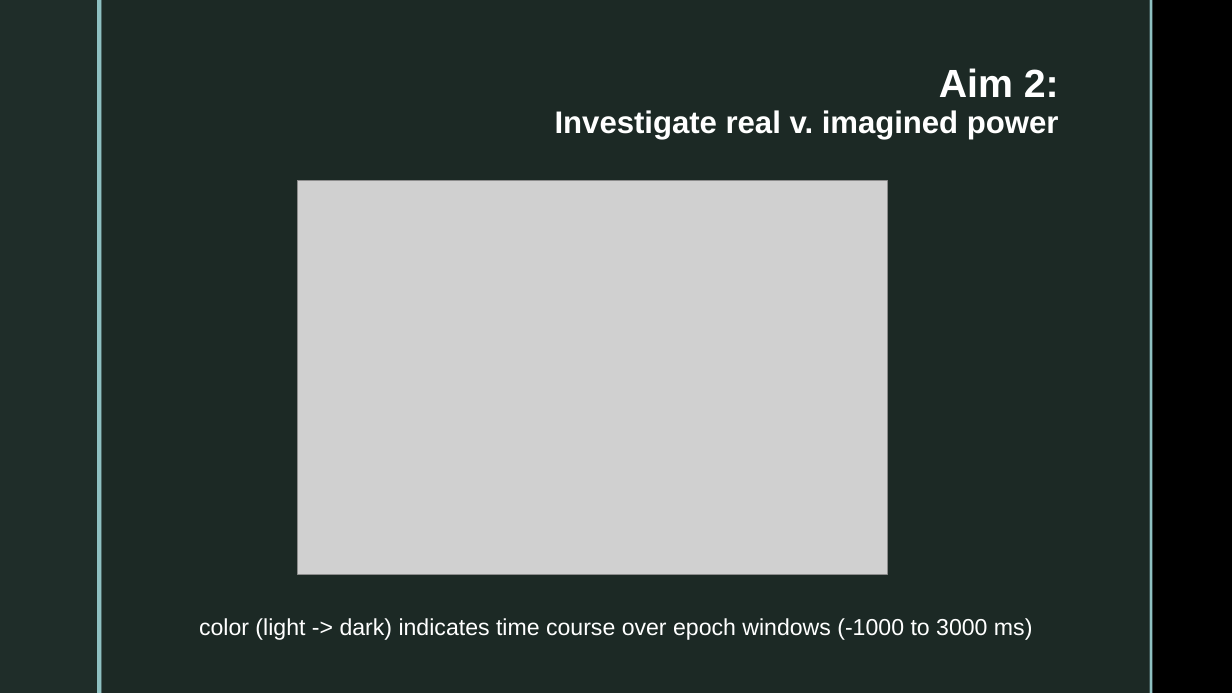
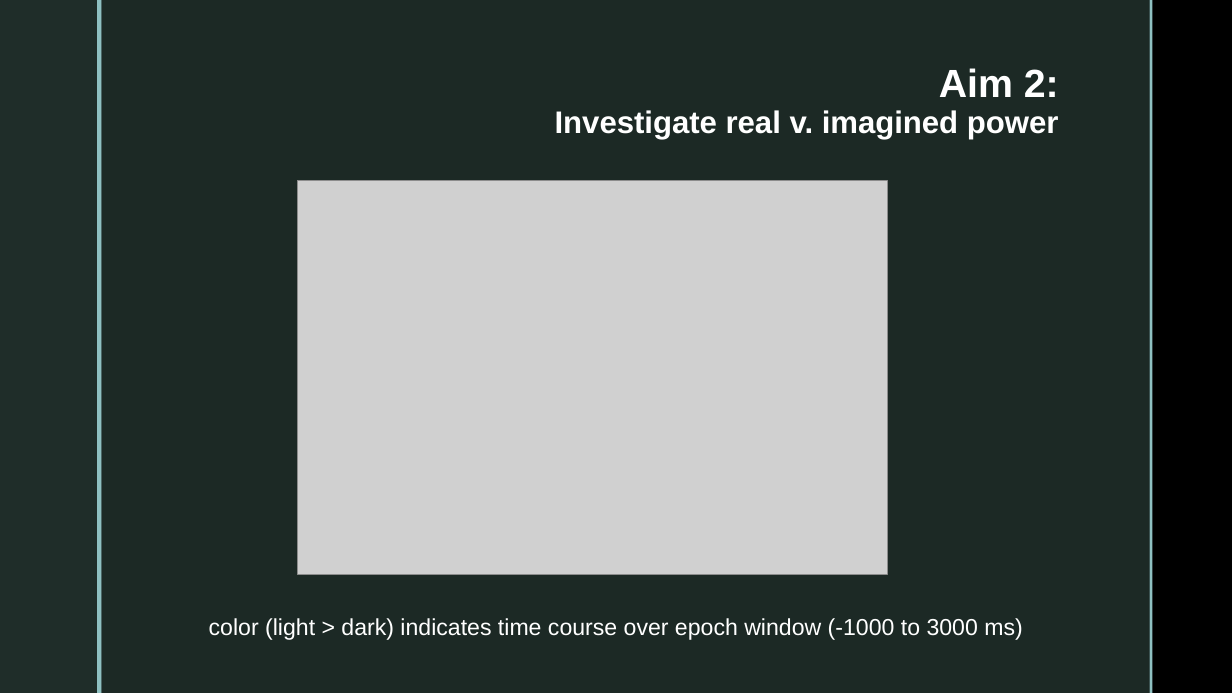
Before and after one commit to jessb0t/motorImagery, a slide deck: slide 11 of archive/project-summary.pptx. Drawn at 1232x693 pixels with LibreOffice and Linux fonts; fonts in the diff are those of the drawing; grey boxes stand for pictures; background and template pictures are left out. Boxes give left, top, right and bottom in pixels: in the first picture for what was removed or moved away, otherwise in the second. Text is boxed around its words. In the diff, an @@ line names an element or a change of style, - is before the commit and + after.

```diff
--- a/archive/project-summary.pptx
+++ b/archive/project-summary.pptx
@@ text at bbox=[209, 618, 1022, 640]: text changed @@
-color (light -> dark) indicates time course over epoch windows (-1000 to 3000 ms)
+color (light > dark) indicates time course over epoch window (-1000 to 3000 ms)
```
Also in this commit, not shown: 3 other slides changed, 4 other files.
